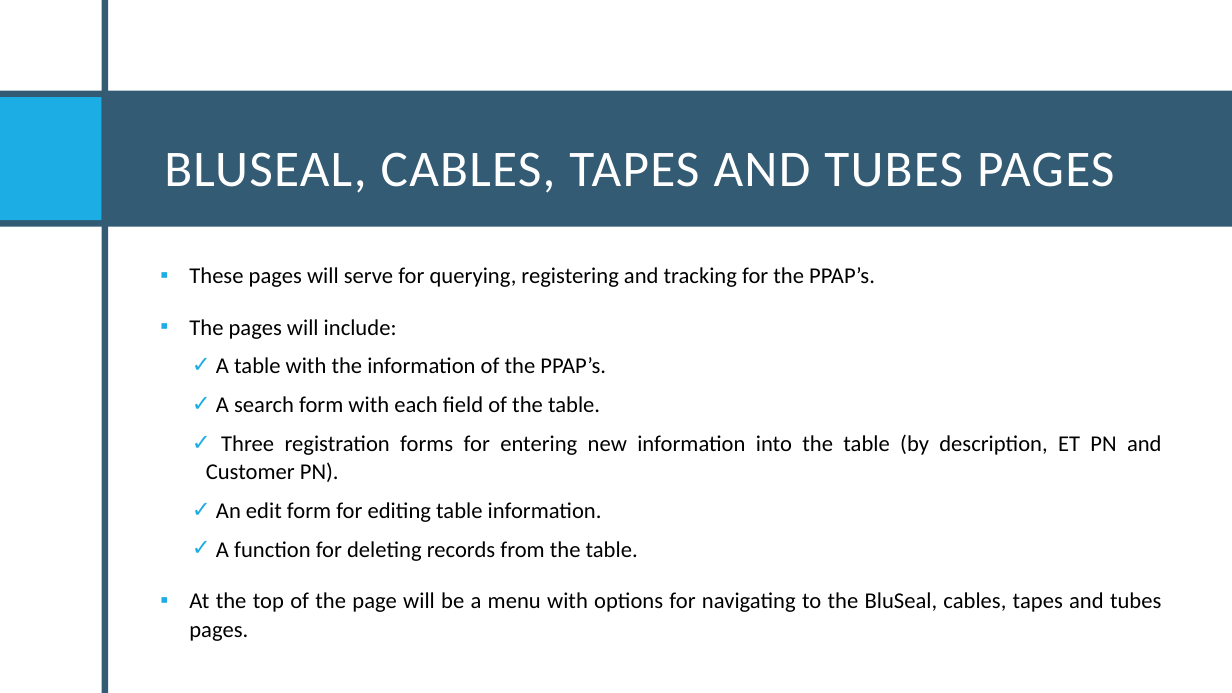
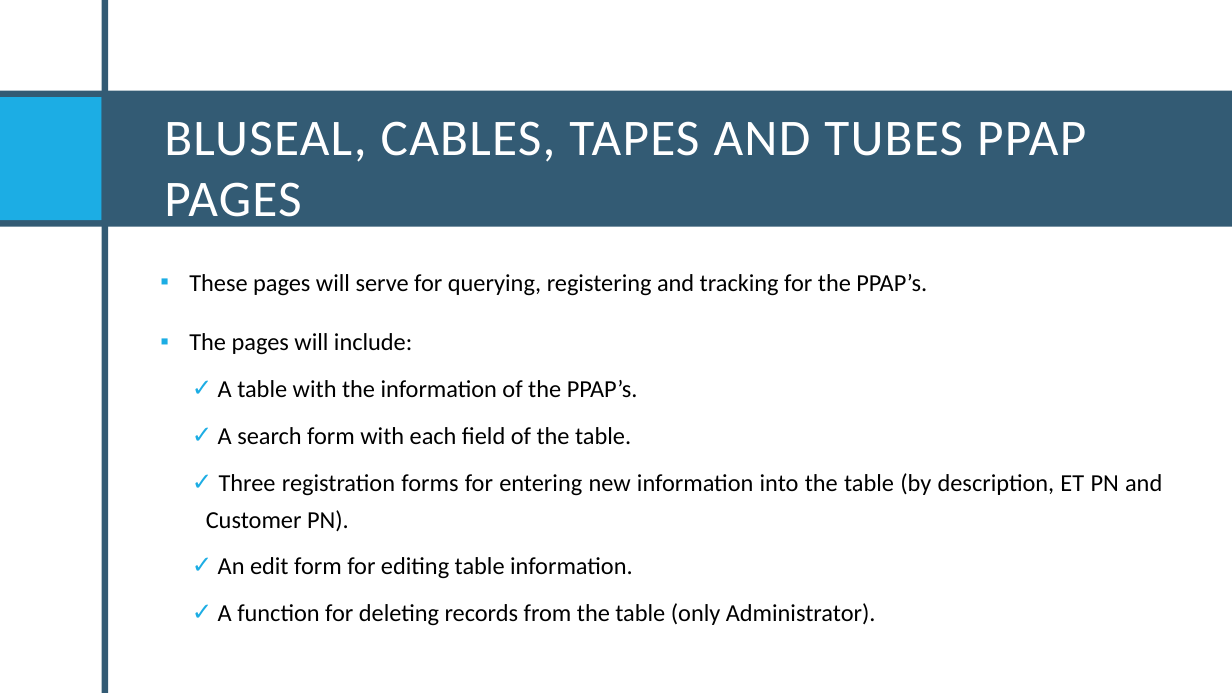
Before and after one commit to Santiago-004/proyecto, a slide deck: slide 26 of Proyecto Final.pptx. Drawn at 1232x693 pixels with LibreOffice and Linux fonts; fonts in the diff are those of the drawing. Boxes give left, top, right and bottom in pixels: in the first picture for what was removed or moved away, otherwise in the second. Text is boxed around its words. In the diff, an @@ line names an element or a change of style, - is before the commit and + after.

```diff
--- a/Proyecto Final.pptx
+++ b/Proyecto Final.pptx
@@ title at [164,121,1086,229]: text changed @@
-BLUSEAL, CABLES, TAPES AND TUBES PAGES
+BLUSEAL, CABLES, TAPES AND TUBES PPAP PAGES
@@ text at [189,274,1162,579]: size 17.6 to 19 pt in "These pages will serve for querying, registering ...", "The pages will include:", "A table with the information of the ...", "A search form with each field of ..." and 2 more places; line spacing 1.05 to 1.25 @@
@@ text at [218,603,876,626]: text changed; size 17.6 to 19 pt @@
-    ✓ A function for deleting records from the table.
-▪ At the top of the page will be a menu with options for navigating to the BluSeal, cables, tapes and tubes pages.
+    ✓ A function for deleting records from the table (only Administrator).
```
Also in this commit, not shown: 23 other slides changed, 7 slides added, 2 other files.
